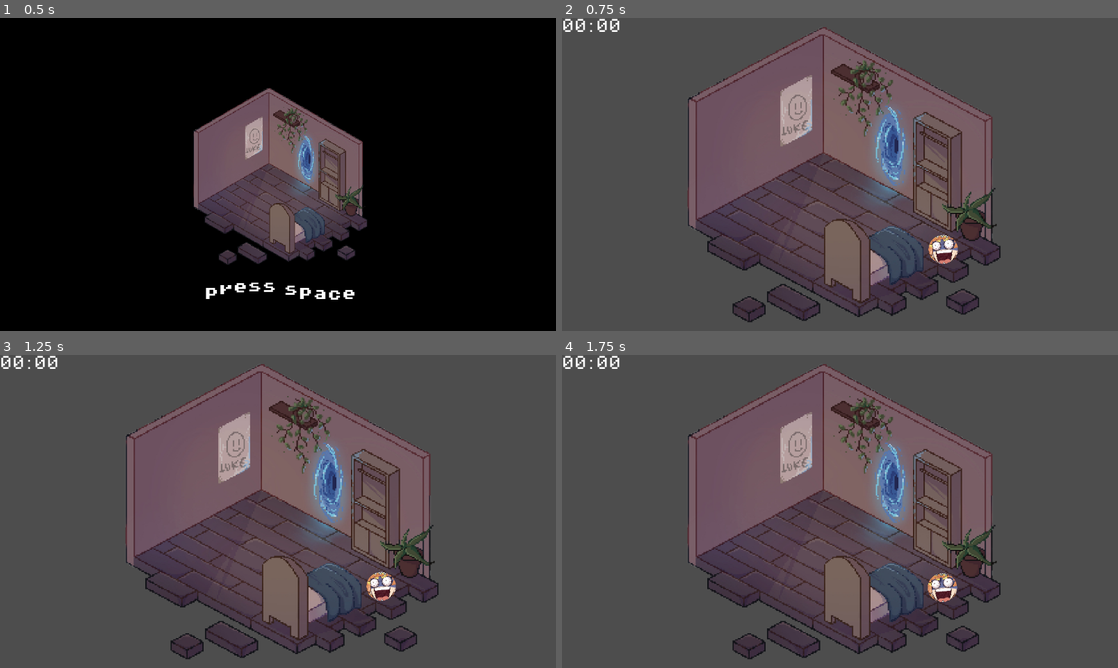
Above: before the commit, frames 1-4 (two rows, left to right).
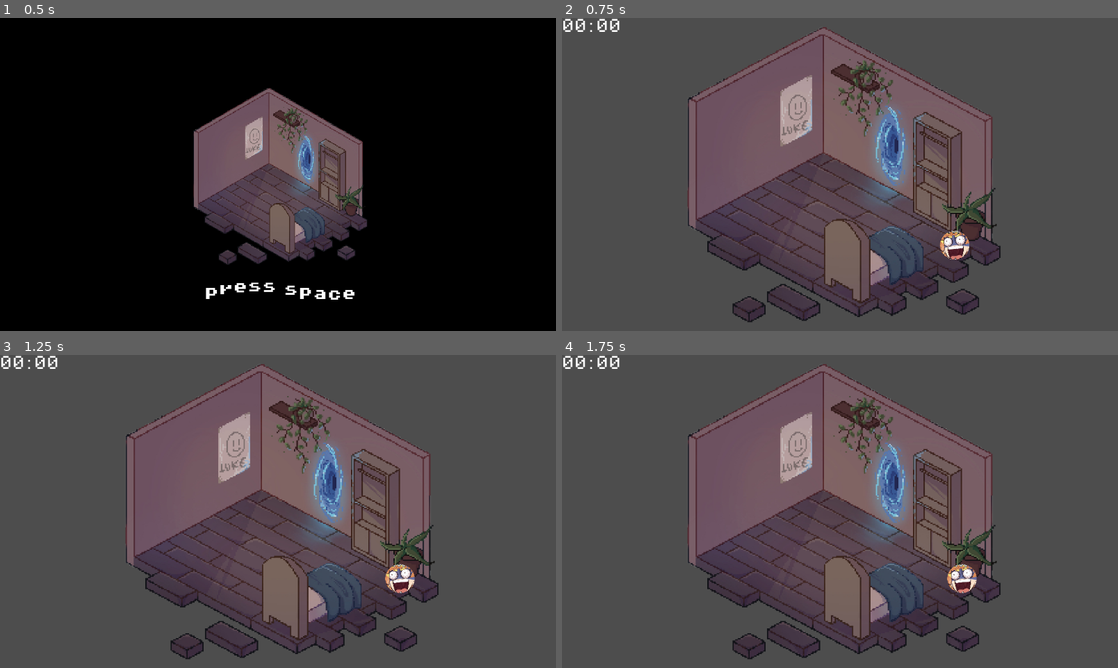
Above: after the commit, the same moments.

Repository: lukeslater0961/portfolio
Game: Godot game, scene res://assets/scenes/MainMenu.tscn
The game is run twice, just before and just after one commit, with the same random seed, the same clock (stepped at 60 frames per second) and the same inputs.
Inputs:
- Up to frame 1 (0.5 s): no input
- Up to frame 2 (0.75 s): tap Space at 0.5 s; hold Right (ui_right) from 0.53 s (still down); hold E from 0.53 s (still down)
- Up to frame 3 (1.25 s): keep holding Right (ui_right); keep holding E; tap Enter (ui_accept) at 0.77 s
- Up to frame 4 (1.75 s): tap Enter (ui_accept) at 1.25, 1.52 s; release Right (ui_right) at 1.28 s; release E at 1.28 s; hold Down (ui_down) from 1.28 s (still down); tap E at 1.35 s

Frame 1 is identical in both runs. In frame 2, 0.5% of the frame differs, in the area x 65-74%, y 68-79%; in frame 3, 0.7%; in frame 4, 0.7%, in the area x 65-75%, y 66-79%.

Commit message:
added fake dialog box for e on bed and trying to apply transition , need to look at how transitions are done

Diff:
--- a/assets/scenes/Bedroom.tscn
+++ b/assets/scenes/Bedroom.tscn
@@ -6,6 +6,8 @@
 [ext_resource type="Texture2D" uid="uid://dr6ai83dionvo" path="res://assets/sprites/bed.png" id="3_1qg1y"]
 [ext_resource type="FontFile" uid="uid://dn2p7r3icxphc" path="res://assets/fonts/PixelOperator8.ttf" id="4_csxqc"]
 [ext_resource type="PackedScene" uid="uid://l8igebdgb15a" path="res://assets/scenes/player.tscn" id="6_0pqu7"]
+[ext_resource type="PackedScene" uid="uid://b8q6y6orwhume" path="res://assets/scenes/dialog_box.tscn" id="7_cfils"]
+[ext_resource type="PackedScene" uid="uid://d2mtonk1esrrs" path="res://assets/scenes/fade_transition.tscn" id="8_0uno5"]
 
 [sub_resource type="TileSetAtlasSource" id="TileSetAtlasSource_v4gho"]
 texture = ExtResource("2_ke20g")
@@ -232,10 +234,6 @@
 radius = 26.6813
 height = 135.517
 
-[sub_resource type="CapsuleShape2D" id="CapsuleShape2D_eksuk"]
-radius = 35.9761
-height = 89.6395
-
 [node name="Bedroom" type="Node2D"]
 position = Vector2(-1, 0)
 script = ExtResource("1_ui6np")
@@ -254,7 +252,7 @@
 [node name="Player" parent="." instance=ExtResource("6_0pqu7")]
 position = Vector2(790, 477)
 
-[node name="Sprite2D" type="Sprite2D" parent="."]
+[node name="bed" type="Sprite2D" parent="."]
 position = Vector2(647, 503)
 scale = Vector2(0.540001, 0.5)
 texture = ExtResource("3_1qg1y")
@@ -276,16 +274,6 @@
 position = Vector2(-2, -5)
 rotation = 0.118682
 shape = SubResource("CapsuleShape2D_uv3vk")
-
-[node name="BedCollider" type="Node2D" parent="."]
-position = Vector2(635, 484)
-
-[node name="Area2D" type="Area2D" parent="BedCollider"]
-position = Vector2(-1, 0)
-
-[node name="CollisionShape2D" type="CollisionShape2D" parent="BedCollider/Area2D"]
-rotation = -0.837758
-shape = SubResource("CapsuleShape2D_eksuk")
 
 [node name="Control" type="Control" parent="."]
 layout_mode = 3
@@ -302,3 +290,12 @@
 theme_override_fonts/font = ExtResource("4_csxqc")
 theme_override_font_sizes/font_size = 30
 text = "00:00"
+
+[node name="DialogBox" parent="." instance=ExtResource("7_cfils")]
+position = Vector2(651, 453)
+
+[node name="FadeTransition" parent="." instance=ExtResource("8_0uno5")]
+offset_left = 1.0
+offset_top = -1.0
+offset_right = 1.0
+offset_bottom = -1.0
--- /dev/null
+++ b/assets/scenes/dialog_box.tscn
@@ -0,0 +1,24 @@
+[gd_scene load_steps=4 format=3 uid="uid://b8q6y6orwhume"]
+
+[ext_resource type="Script" path="res://dialog_box.gd" id="1_0l1vp"]
+[ext_resource type="Texture2D" uid="uid://bco64tnmsver8" path="res://assets/sprites/dialog.png" id="2_22j7n"]
+
+[sub_resource type="CapsuleShape2D" id="CapsuleShape2D_a3ydf"]
+radius = 17.7105
+height = 79.9402
+
+[node name="DialogBox" type="Node2D"]
+
+[node name="Box" type="Sprite2D" parent="."]
+texture = ExtResource("2_22j7n")
+
+[node name="Area2D" type="Area2D" parent="."]
+rotation = -0.604834
+script = ExtResource("1_0l1vp")
+
+[node name="CollisionShape2D" type="CollisionShape2D" parent="Area2D"]
+position = Vector2(-10.6443, -26.8086)
+shape = SubResource("CapsuleShape2D_a3ydf")
+
+[connection signal="body_entered" from="Area2D" to="Area2D" method="_on_body_entered"]
+[connection signal="body_exited" from="Area2D" to="Area2D" method="_on_body_exited"]
--- /dev/null
+++ b/assets/scenes/fade_transition.tscn
@@ -0,0 +1,47 @@
+[gd_scene load_steps=4 format=3 uid="uid://d2mtonk1esrrs"]
+
+[sub_resource type="Animation" id="Animation_607ll"]
+resource_name = "fadein"
+tracks/0/type = "value"
+tracks/0/imported = false
+tracks/0/enabled = true
+tracks/0/path = NodePath(".:color")
+tracks/0/interp = 1
+tracks/0/loop_wrap = true
+tracks/0/keys = {
+"times": PackedFloat32Array(0, 1),
+"transitions": PackedFloat32Array(1, 1),
+"update": 0,
+"values": [Color(0, 0, 0, 0), Color(0, 0, 0, 1)]
+}
+
+[sub_resource type="Animation" id="Animation_6asve"]
+length = 0.001
+tracks/0/type = "value"
+tracks/0/imported = false
+tracks/0/enabled = true
+tracks/0/path = NodePath(".:color")
+tracks/0/interp = 1
+tracks/0/loop_wrap = true
+tracks/0/keys = {
+"times": PackedFloat32Array(0),
+"transitions": PackedFloat32Array(1),
+"update": 0,
+"values": [Color(0, 0, 0, 0)]
+}
+
+[sub_resource type="AnimationLibrary" id="AnimationLibrary_bgl0j"]
+_data = {
+"RESET": SubResource("Animation_6asve"),
+"fadein": SubResource("Animation_607ll")
+}
+
+[node name="FadeTransition" type="ColorRect"]
+offset_right = 40.0
+offset_bottom = 40.0
+color = Color(0, 0, 0, 0)
+
+[node name="AnimationPlayer" type="AnimationPlayer" parent="."]
+libraries = {
+"": SubResource("AnimationLibrary_bgl0j")
+}
--- a/assets/scenes/player.tscn
+++ b/assets/scenes/player.tscn
@@ -1,10 +1,10 @@
 [gd_scene load_steps=4 format=3 uid="uid://l8igebdgb15a"]
 
 [ext_resource type="Texture2D" uid="uid://c8btcl20f2bo2" path="res://assets/sprites/zenitsu_face.png" id="1_hlab7"]
-[ext_resource type="Script" path="res://assets/scenes/character_body_2d.gd" id="1_r2b03"]
+[ext_resource type="Script" path="res://scripts/character_body_2d.gd" id="1_r2b03"]
 
 [sub_resource type="CircleShape2D" id="CircleShape2D_r7pbw"]
-radius = 29.0172
+radius = 22.0227
 
 [node name="Player" type="Node2D"]
 
--- /dev/null
+++ b/dialog.gd
@@ -0,0 +1,11 @@
+extends Sprite2D
+
+
+# Called when the node enters the scene tree for the first time.
+func _ready() -> void:
+	pass # Replace with function body.
+
+
+# Called every frame. 'delta' is the elapsed time since the previous frame.
+func _process(delta: float) -> void:
+	pass
--- /dev/null
+++ b/dialog_box.gd
@@ -0,0 +1,25 @@
+extends Node2D
+
+@onready var box: Sprite2D = $"../Box"
+@onready var player: Node2D = $Player
+
+var isentered : bool  = false
+
+func _ready() -> void:
+	$"../Box".visible = false
+
+func _process(delta: float) -> void:
+	if isentered and Input.is_key_pressed(KEY_E):
+		Globals.DoSleepCycle()
+
+func _on_body_entered(body: Node2D) -> void:
+	if body is CharacterBody2D:
+		print_debug("showing")
+		$"../Box".visible = true
+		isentered = true
+
+func _on_body_exited(body: Node2D) -> void:
+	if body is CharacterBody2D:
+		print_debug("hiding")
+		$"../Box".visible = false
+		isentered = false
--- a/scripts/Globals.gd
+++ b/scripts/Globals.gd
@@ -3,9 +3,21 @@
 #preloads the scenes so redude lag when switching
 var Bedroom = preload("res://assets/scenes/Bedroom.tscn").instantiate()
 var ProjectWorld = preload("res://assets/scenes/ProjectWorld.tscn").instantiate()
+@onready var fade_transition: ColorRect = $FadeTransition
 
 #changes current scene to one entered as parameter
 func change_scene(scene_name: Node, current_scene : String) -> void:
 	var scene_path = "/root/" + current_scene
 	get_tree().root.add_child(scene_name)
 	get_node(scene_path).free()
+
+func DoSleepCycle() ->void:
+	if $FadeTransition:
+		$FadeTransition.show()  # Make FadeTransition visible
+		$FadeTransition/AnimationPlayer.play("fadein")  # Play the fade-in animation
+		$FadeTransition/AnimationPlayer.connect("animation_finished", _on_fade_finished)
+	else:
+		print("Error: FadeTransition node not found.")
+
+func _on_fade_finished()->void:
+	$FadeTransition.hide
--- a/scripts/bedroom.gd
+++ b/scripts/bedroom.gd
@@ -1,4 +1,10 @@
 extends Node2D
+@onready var fade_transition: ColorRect = $FadeTransition
+
+func _ready() -> void:
+	$FadeTransition.hide
+	print_debug("hid transition")
+
 # Called every frame. 'delta' is the elapsed time since the previous frame.
 func _process(delta: float) -> void:
 	if(Input.is_action_pressed("ui_cancel")):
Not shown: 1 places in assets/scenes/Bedroom.tscn that only renumber resources
Binary file added: assets/sprites/dialog.png
Not shown, added: assets/sprites/dialog.png.import
Renamed: assets/scenes/character_body_2d.gd -> scripts/character_body_2d.gd
